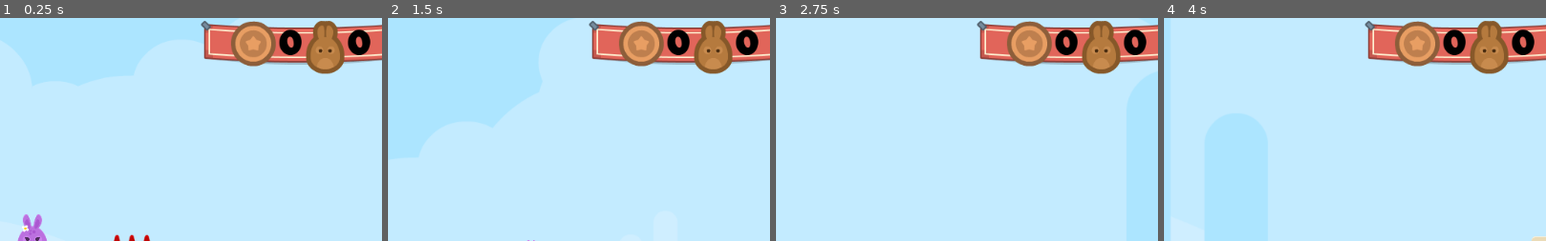
Above: before the commit, frames 1-4 (left to right).
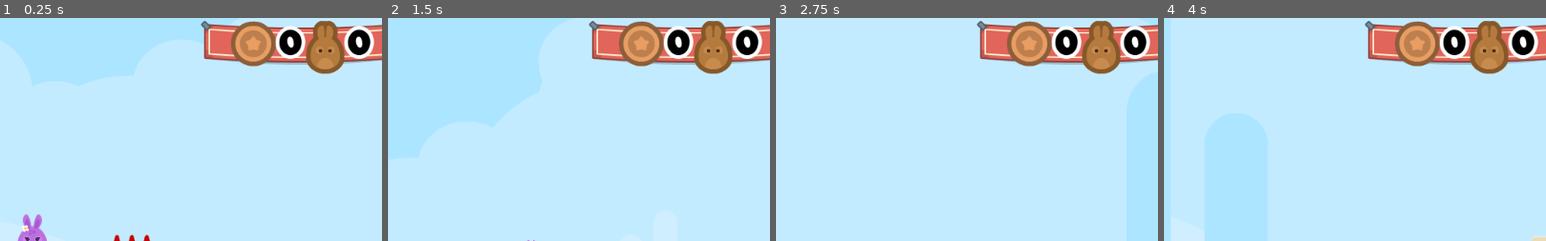
Above: after the commit, the same moments.

Repository: KennedyMungai/SimplePlatformer
Game: Godot game, scene res://Scenes/Levels/Level1.tscn
Two runs of this game, one before a commit and one after it. Both use one fixed random seed, a clock stepped at 60 frames per second and the inputs below.
Inputs:
- Up to frame 1 (0.25 s): no input
- Up to frame 2 (1.5 s): hold D (right) from 0.53 s (still down); tap W (jump) at 0.77 s
- Up to frame 3 (2.75 s): tap W (jump) at 1.52 s; release D (right) at 2.03 s; hold A (left) from 2.03 s (still down)
- Up to frame 4 (4 s): release A (left) at 2.78 s; hold D (right) from 2.78 s (still down); tap W (jump) at 3.02, 3.77 s
The pictures show only the part of the screen within x 46-96%, y 2-52%; the shares and areas given below are measured in that part.

The runs differ from the first frame. In frame 1, 1.1% of the frame differs, in the area x 72-98%, y 3-19%; in frame 2, 1.1%; in frame 3, 1.1%; in frame 4, 1.1%.

Commit message:
Added oulines for the labels{

Diff:
--- a/Scenes/GUI.tscn
+++ b/Scenes/GUI.tscn
@@ -7,6 +7,7 @@
 
 [sub_resource type="DynamicFont" id=1]
 size = 48
+outline_size = 5
 use_filter = true
 font_data = ExtResource( 4 )
 
@@ -42,6 +43,7 @@
 margin_right = 136.0
 margin_bottom = 66.0
 custom_colors/font_color = Color( 0, 0, 0, 1 )
+custom_colors/font_outline_modulate = Color( 0.996078, 0.996078, 0.996078, 1 )
 custom_fonts/font = SubResource( 1 )
 text = "0"
 
